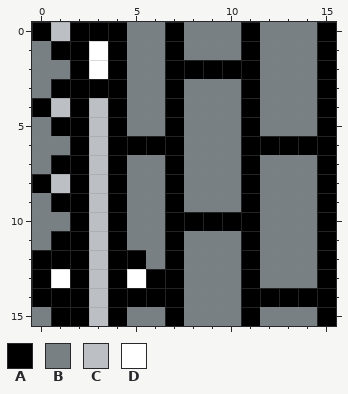
A pixel-art sprite gets an edit: Assets/Data/Images/Tilesets/City/3.png. Above, as it was before the edit.
The file is 16x16 pixels.
Palette (. is transparent): A #000000  B #788084  C #bcc0c4  D #ffffff
Pixels before, first column x 0:
 0 ACAAABBABBBABBBA
 1 BAADABBABBBABBBA
 2 BBADABBAAAAABBBA
 3 BAAAABBABBBABBBA
 4 ACACABBABBBABBBA
 5 BAACABBABBBABBBA
 6 BBACAAAABBBAAAAA
 7 BAACABBABBBABBBA
 8 ACACABBABBBABBBA
 9 BAACABBABBBABBBA
10 BBACABBAAAAABBBA
11 BAACABBABBBABBBA
12 AAACAABABBBABBBA
13 ADACADAABBBABBBA
14 AAACAAAABBBAAAAA
15 BAACABBABBBABBBA
After the commit:
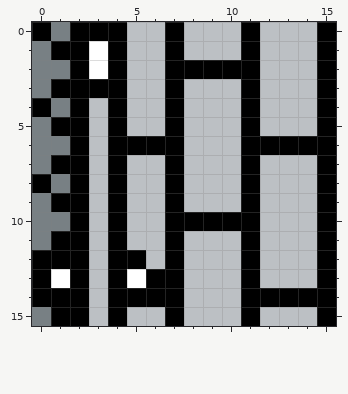
From old to new:
Colour C becomes colour B in row 0 at x 1; in row 4 at x 1; in row 8 at x 1.
Colour B becomes colour C in rows 0 to 1 at x 5 to 6, 8 to 10 and 12 to 14; in row 2 at x 5 to 6 and 12 to 14; in rows 3 to 5 at x 5 to 6, 8 to 10 and 12 to 14; in row 6 at x 8 to 10; in rows 7 to 9 at x 5 to 6, 8 to 10 and 12 to 14; in row 10 at x 5 to 6 and 12 to 14.
Colour B becomes colour C in row 11 at x 5 to 6, 8 to 10 and 12 to 14; in row 12 at x 6, 8 to 10 and 12 to 14; in row 13 at x 8 to 10 and 12 to 14; in row 14 at x 8 to 10; in row 15 at x 5 to 6, 8 to 10 and 12 to 14.
